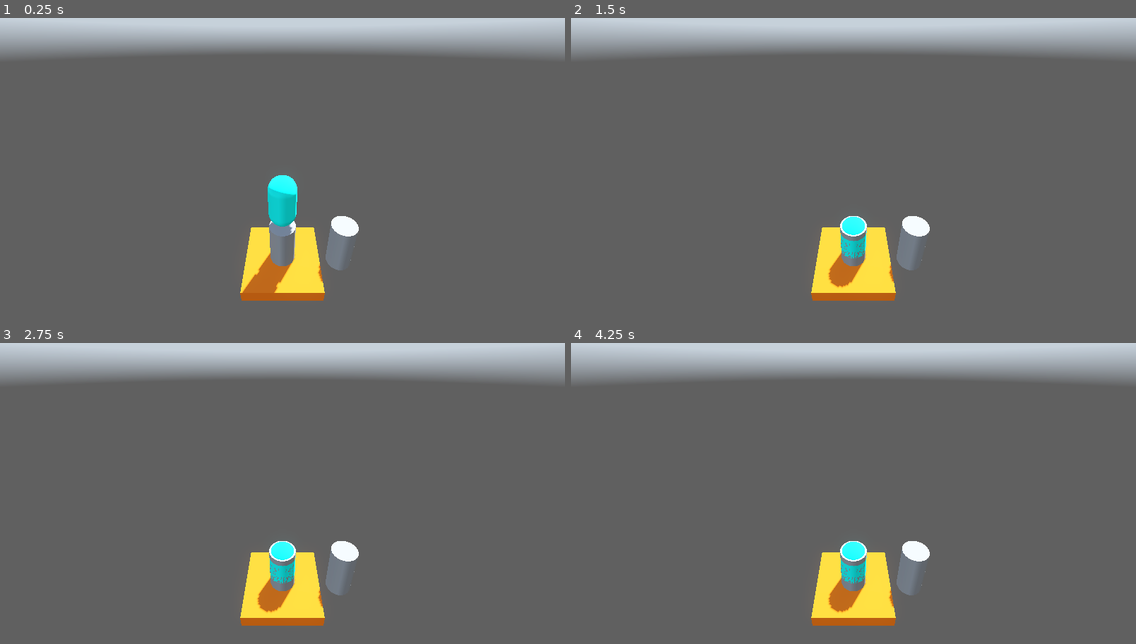
Above: before the commit, frames 1-4 (two rows, left to right).
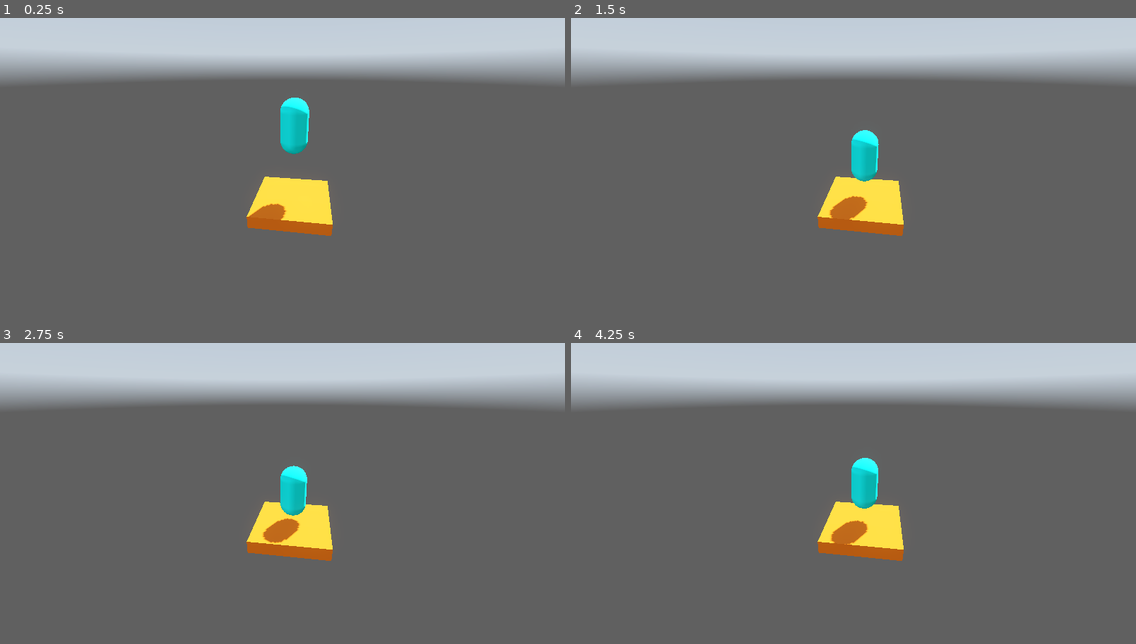
Above: after the commit, the same moments.

Repository: Yadovitiy/SkyPogo
Game: Godot game, scene res://Scenes/Game/game.tscn
Same seed, same stepped clock (60 frames per second), same inputs: the game is played once before the commit and once after it. A sky picture missing from this copy of the repository is replaced by a grey-blue gradient.
Inputs:
- Up to frame 1 (0.25 s): no input
- Up to frame 2 (1.5 s): no input
- Up to frame 3 (2.75 s): no input
- Up to frame 4 (4.25 s): no input

The runs differ from the first frame. In frame 1, 22% of the frame differs, in the area x 0-100%, y 4-94%; in frame 2, 22%; in frame 3, 22%; in frame 4, 22%.

Commit message:
Player теперь отскакивает

Diff:
--- a/Scenes/Game/game.tscn
+++ b/Scenes/Game/game.tscn
@@ -16,8 +16,6 @@
 tonemap_mode = 2
 glow_enabled = true
 
-[sub_resource type="CylinderMesh" id="CylinderMesh_qikps"]
-
 [node name="Game" type="Node" unique_id=205332310]
 
 [node name="DirectionalLight3D" type="DirectionalLight3D" parent="." unique_id=1856014829]
@@ -28,17 +26,9 @@
 environment = SubResource("Environment_qxfds")
 
 [node name="Camera3D" type="Camera3D" parent="." unique_id=1707906729]
-transform = Transform3D(1, 0, 0, 0, 0.8660254, 0.5, 0, -0.5, 0.8660254, 0, 8, 5.5)
+transform = Transform3D(0.9905145, -0.05621282, 0.12538406, 0, 0.9124926, 0.4090933, -0.13740832, -0.40521285, 0.90383714, 0.57308537, 5.0956078, 7.168624)
 
 [node name="Platform" parent="." unique_id=851856312 instance=ExtResource("2_qxfds")]
 
 [node name="Player" parent="." unique_id=792867854 instance=ExtResource("3_qikps")]
 transform = Transform3D(1, 0, 0, 0, 1, 0, 0, 0, 1, 0, 3.6858006, 0)
-
-[node name="MeshInstance3D" type="MeshInstance3D" parent="." unique_id=310756709]
-transform = Transform3D(1, 0, 0, 0, 1, 0, 0, 0, 1, 0, 1, 0)
-mesh = SubResource("CylinderMesh_qikps")
-
-[node name="MeshInstance3D2" type="MeshInstance3D" parent="." unique_id=1329876323]
-transform = Transform3D(1, 0, 0, 0, 1, 0, 0, 0, 1, 2.3323038, 1, 0)
-mesh = SubResource("CylinderMesh_qikps")
--- a/Scenes/Player/player.gd
+++ b/Scenes/Player/player.gd
@@ -4,6 +4,7 @@
 class_name Player
 
 const GRAVITY: float = 15.0
+const JUMP_FORCE: float = 5.0
 
 
 
@@ -12,6 +13,10 @@
 	pass # Replace with function body.
 
 
+
 func _physics_process(delta: float) -> void:
-	velocity.y -= GRAVITY * delta
+	if is_on_floor():
+		velocity.y = JUMP_FORCE
+	else:
+		velocity.y -= GRAVITY * delta
 	move_and_slide()
